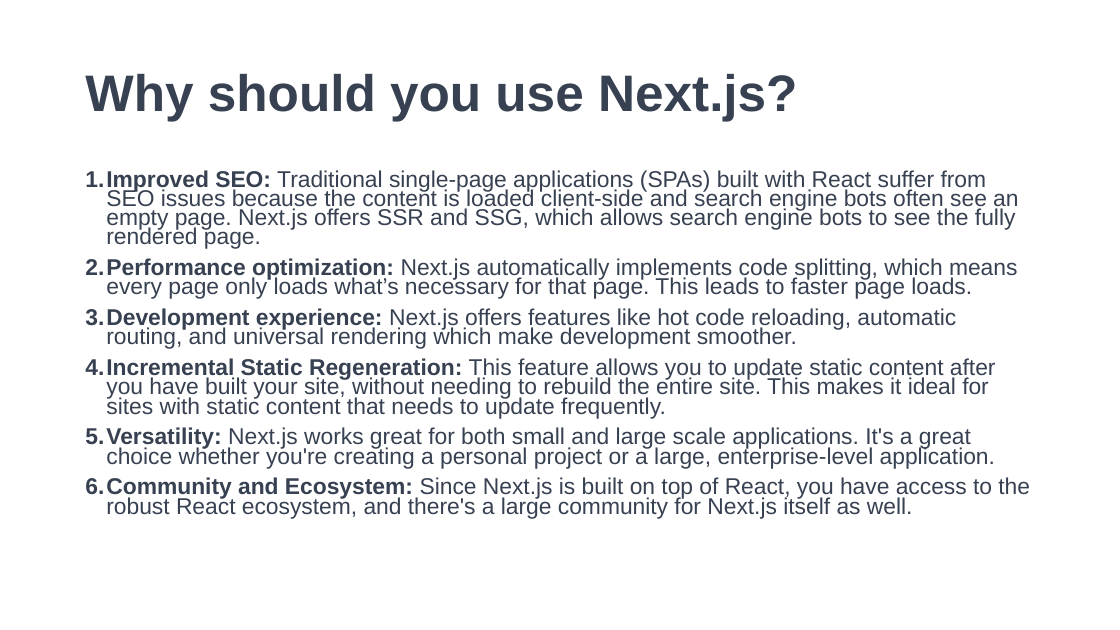
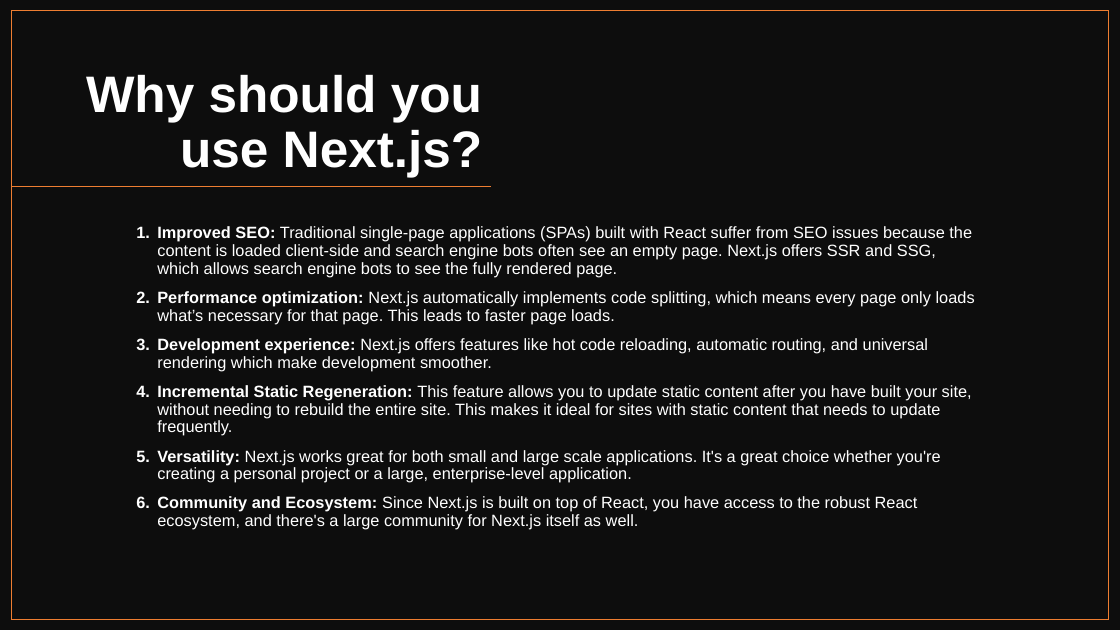
Before and after one commit to 1shaked/full-stack, a slide deck: slide 4 of 24ass/reactNext.pptx. Drawn at 1120x630 pixels with LibreOffice and Linux fonts; fonts in the diff are those of the drawing. Boxes give left, top, right and bottom in pixels: in the first picture for what was removed or moved away, otherwise in the second. Text is boxed around its words. In the diff, an @@ line names an element or a change of style, - is before the commit and + after.

Commit message:
react

```diff
--- a/24ass/reactNext.pptx
+++ b/24ass/reactNext.pptx
@@ rectangle added at bbox=[0, 0, 1120, 630], fill #0D0D0D @@
@@ rectangle added at bbox=[12, 11, 1109, 620], outline #ED7D31 1 pt @@
@@ title "Why should you use Next.js?" at bbox=[86, 74, 483, 178]: text colour #374151 to #FFFFFF; alignment left to right; vertical alignment middle to bottom @@
@@ line added from (492, 187) to (12, 187), #ED7D31 1 pt @@
@@ text "Improved SEO: Traditional single-page applications ...": place and size @@
-text "Improved SEO: Traditional single-page applications ..." at bbox=[85, 170, 1030, 519]
+text "Improved SEO: Traditional single-page applications ..." at bbox=[157, 226, 975, 530]
@@ text "Improved SEO: Traditional single-page applications ..." at bbox=[157, 226, 975, 530]: size 19.6 to 14 pt, text colour #374151 to #FFFFFF; line spacing 0.7 to 0.9 @@
```
Also in this commit, not shown: 9 other slides changed, 6 slides added, 7 other files.
